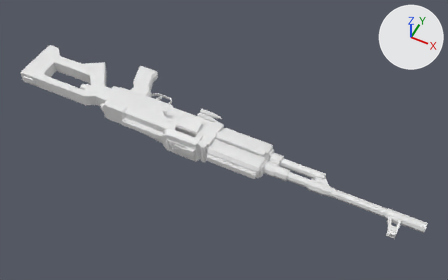
The OBJ model public/models/w_mg_mg.obj as it was, and as the next commit left it.
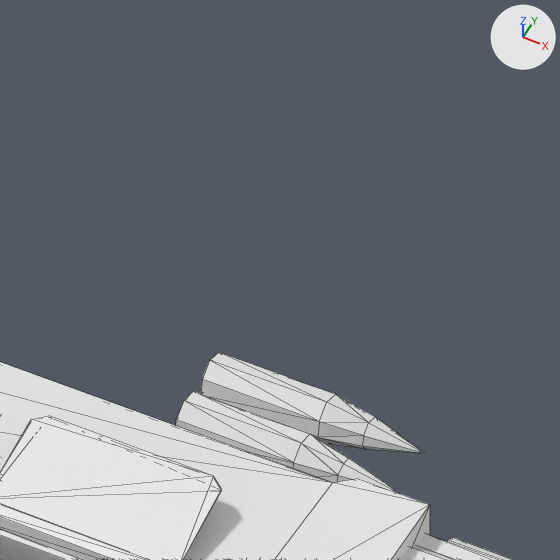
Each version is shown whole from a camera (50 mm lens) standing at (0.647, -0.871, 1.052) and looking at (0.215, -0.007, -0.029), then close up on the part from 40% to 53% of the width and 26% to 46% of the height. Arrows for +X, +Y and +Z are at upper right; the lights stay in place. The first two pictures are the older version. The close-ups show mesh edges as thin lines. Where no turn or scale is listed for an object, it has been applied to the vertices. Vertices at exactly the same position are counted once.

The first close-up shows 'w_mg_mg'.
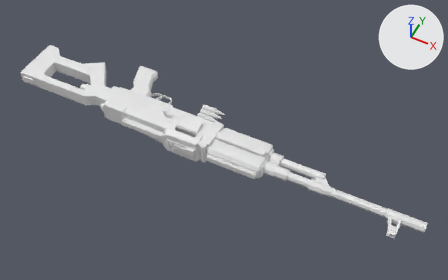
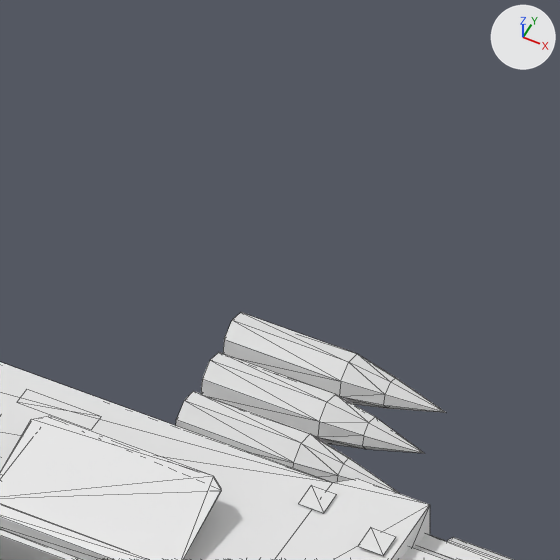
Boxes [x1, y1, x2, y2] around the edits, measured in the close-ups (560 x 560 px):
'w_mg_mg', reshaped
    before: [0, 352, 514, 560]
    after: [0, 312, 514, 560]
part 1 of me_w_mg_mg, added
    after: [223, 312, 446, 413]
part 2 of me_w_mg_mg, built on
    after: [20, 389, 396, 556]

The change in detail:
me_w_mg_mg is used by ob_w_mg_mg; location (0.0, 0.0, 0.0).
me_w_mg_mg had 1218 vertices, 2050 faces and spanned x -0.327..0.696, y -0.106..0.1, z -0.067..0.04.
me_w_mg_mg now has 1339 vertices, 2146 faces and spans x -0.327..0.696, y -0.106..0.1, z -0.067..0.04.
me_w_mg_mg part 1: the loose piece of 25 vertices spanning x 0.115..0.176, y 0.06..0.073, z -0.051..-0.038 is copied, and the copy is moved by (0.0, 0.013, 0.002); it spans x 0.114..0.175, y 0.073..0.086, z -0.049..-0.036.
Part 2, on me_w_mg_mg:
3 faces are deleted.
76 vertices are added at x -0.012..0.331, y -0.094..-0.009, z -0.039..0.019.
10 new vertices lie (0.006, 0.0, 0.0) away from vertices in x 0.184..0.203, y -0.035..-0.009, z -0.024..0.019.
10 new vertices lie (0.0, 0.005, 0.0) away from vertices in x 0.078..0.128, y -0.017, z -0.023..0.019.
53 new faces join them.
